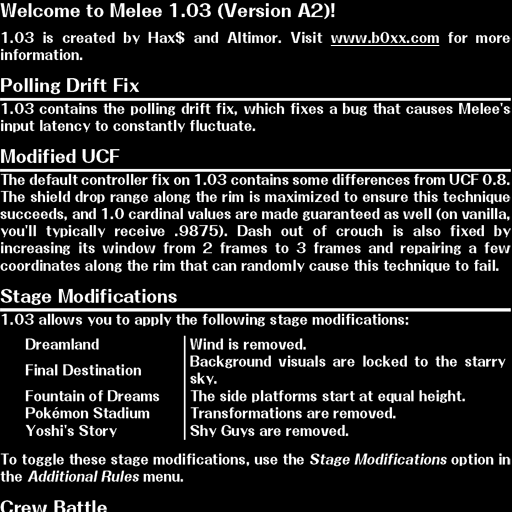
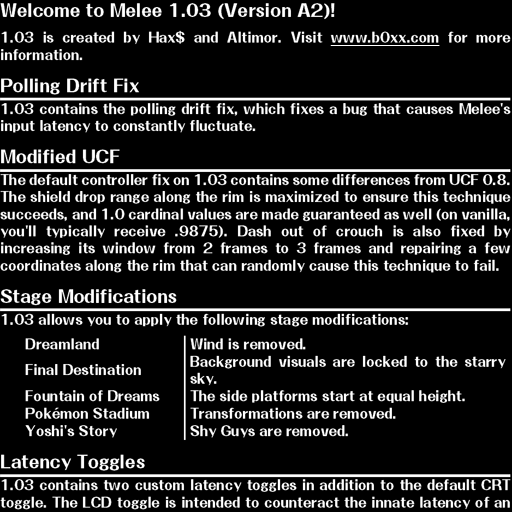
Layered file, before and after one edit (512x512). Changes by layer:
painted on "Layer 0" over left=0, top=3, right=511, bottom=512
